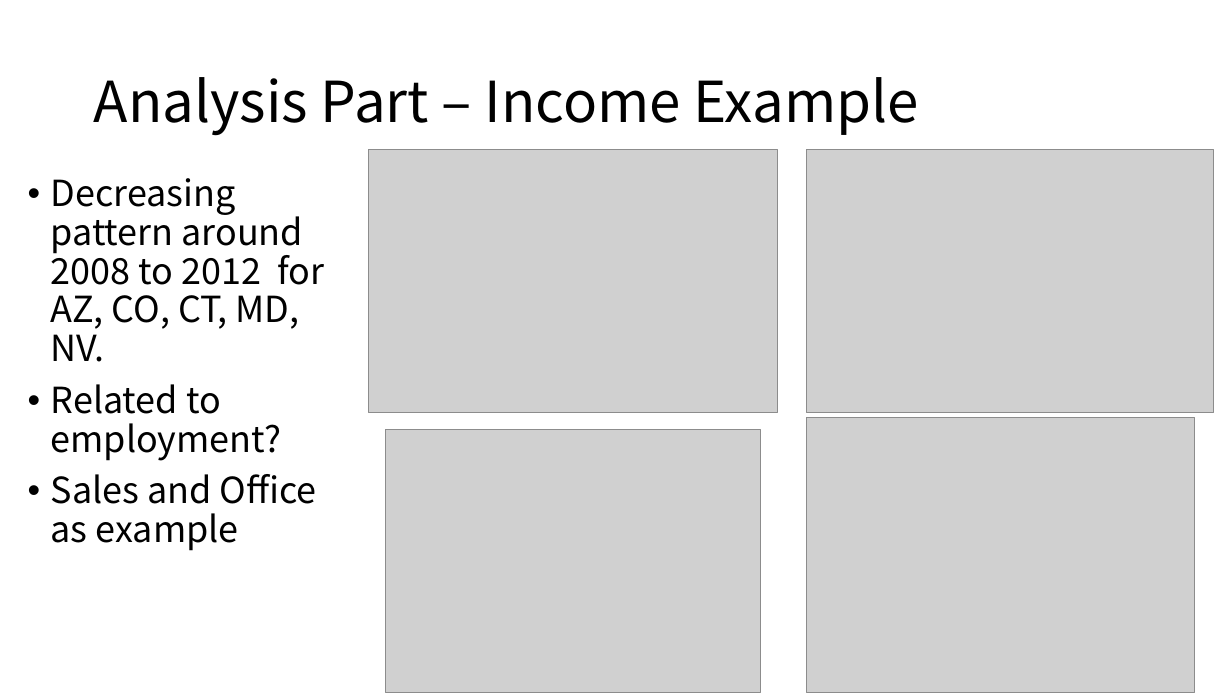
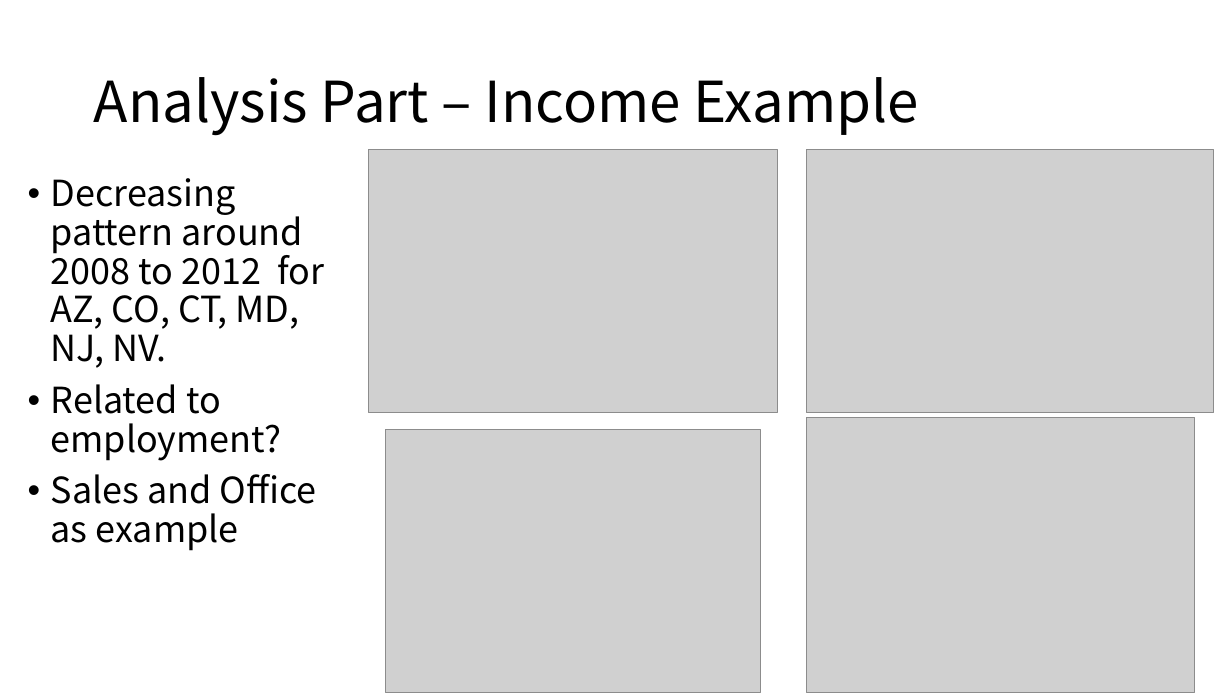
Before and after one commit to BU-Spark/ds-boston-bpda-br-census, a slide deck: slide 12 of Team 3 Project Deliverable/Final Presentation.pptx. Drawn at 1232x693 pixels with LibreOffice and Linux fonts; fonts in the diff are those of the drawing; grey boxes stand for pictures. Boxes give left, top, right and bottom in pixels: in the first picture for what was removed or moved away, otherwise in the second. Text is boxed around its words. In the diff, an @@ line names an element or a change of style, - is before the commit and + after.

```diff
--- a/Team 3 Project Deliverable/Final Presentation.pptx
+++ b/Team 3 Project Deliverable/Final Presentation.pptx
@@ text at <box>51,178,324,368</box>: text changed @@
-• Decreasing pattern around 2008 to 2012 for AZ, CO, CT, MD, NV.
+• Decreasing pattern around 2008 to 2012 for AZ, CO, CT, MD, NJ, NV.
```
Also in this commit, not shown: 4 other slides changed, 1 other file.
